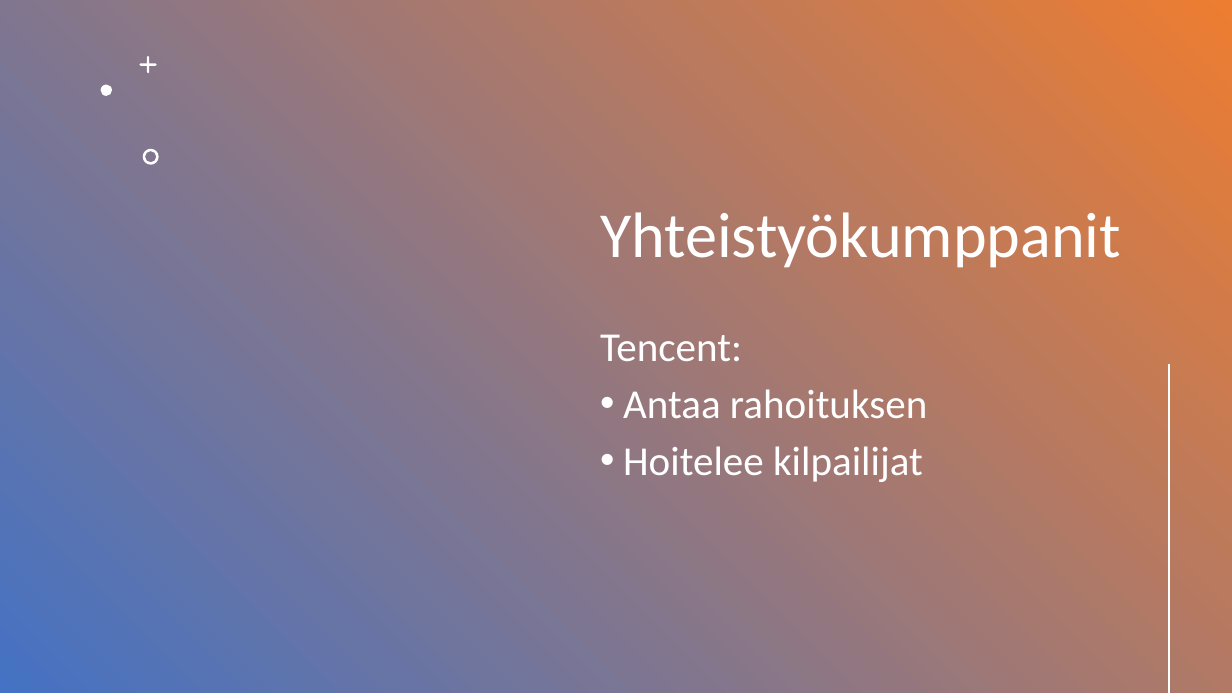
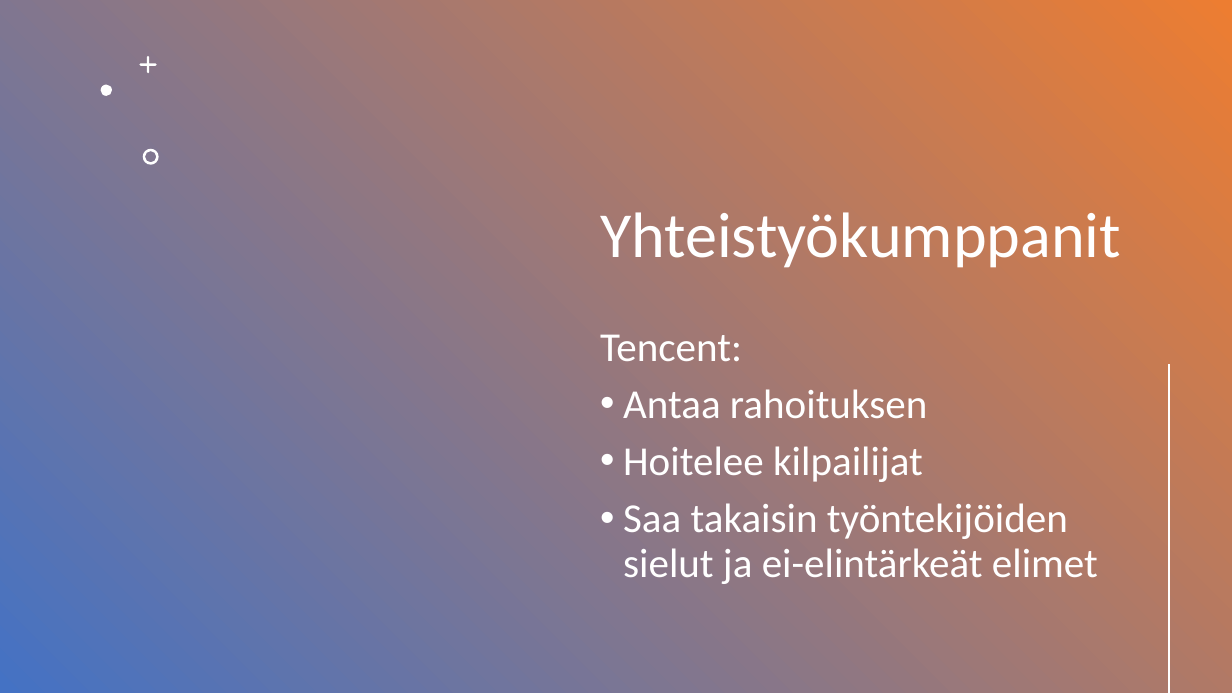
Before and after one commit to NooaKallio/Projekti, a slide deck: slide 11 of Presentation.pptx. Drawn at 1232x693 pixels with LibreOffice and Linux fonts; fonts in the diff are those of the drawing; background and template pictures are left out; a plain dark background stands for a picture behind light text. Boxes give left, top, right and bottom in pixels: in the first picture for what was removed or moved away, otherwise in the second. Text is boxed around its words. In the diff, an @@ line names an element or a change of style, - is before the commit and + after.

```diff
--- a/Presentation.pptx
+++ b/Presentation.pptx
@@ text at <box>623,503,1098,584</box>: paragraph added @@
+• Saa takaisin työntekijöiden sielut ja ei-elintärkeät elimet
```
Also in this commit, not shown: 7 other slides changed.
